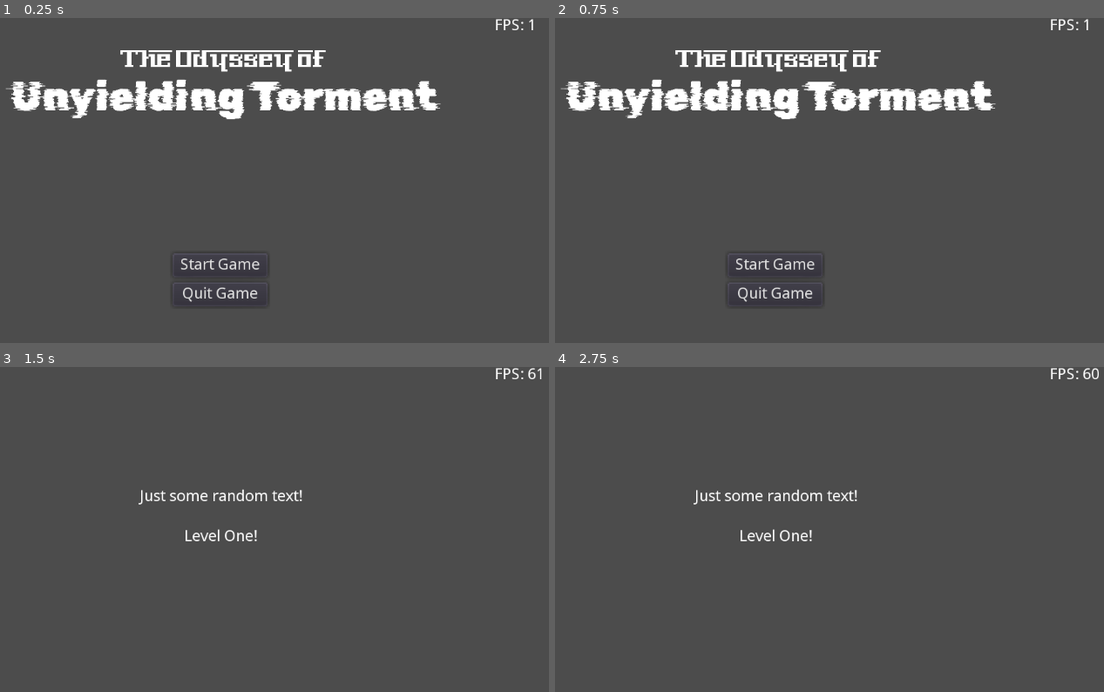
Above: before the commit, frames 1-4 (two rows, left to right).
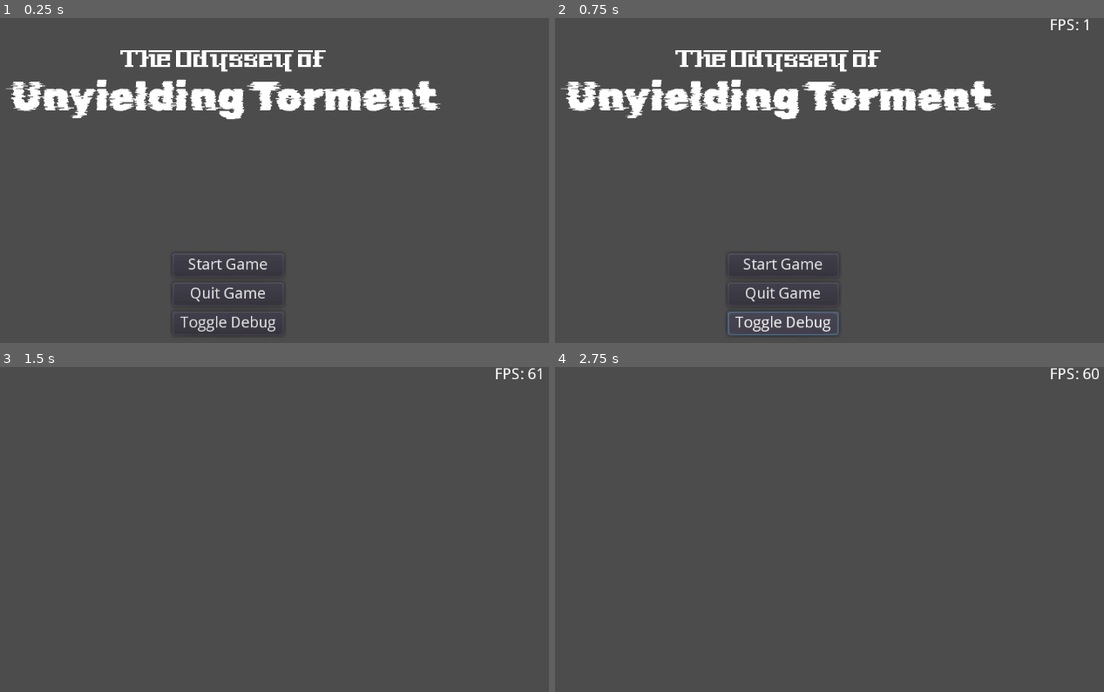
Above: after the commit, the same moments.

Repository: gsanders5/GameJam
Game: Godot game, scene res://scenes/Main_Menu.tscn
Two runs of this game, one before a commit and one after it. Both use one fixed random seed, a clock stepped at 60 frames per second and the inputs below. A sky picture missing from this copy of the repository is replaced by a grey-blue gradient.
Inputs (mouse positions are in pixels of both pictures, inside the frame that each line leads up to):
- Up to frame 1 (0.25 s): no input
- Up to frame 2 (0.75 s): click (785, 323) at 0.5 s, where only the run after the commit has a clickable "Toggle Debug"
- Up to frame 3 (1.5 s): click "Start Game" at 1.25 s
- Up to frame 4 (2.75 s): tap Enter at 2 s

The runs differ from the first frame. In frame 1, 1.0% of the frame differs, in the area x 32-98%, y 0-97%; in frame 2, 1.1%, in the area x 31-52%, y 73-98%; in frame 3, 0.6%; in frame 4, 0.6%.

Commit message:
Improve the debug HUD
Updates #8

Diff:
--- a/project.godot
+++ b/project.godot
@@ -14,6 +14,10 @@
 run/main_scene="res://scenes/Main_Menu.tscn"
 boot_splash/show_image=false
 config/icon="res://icon.png"
+
+[autoload]
+
+Global="*res://scripts/Global.gd"
 
 [display]
 
--- /dev/null
+++ b/scenes/Debug_HUD.tscn
@@ -0,0 +1,15 @@
+[gd_scene load_steps=2 format=2]
+
+[ext_resource path="res://scripts/Debug_HUD.gd" type="Script" id=1]
+
+[node name="Debug_HUD" type="CanvasLayer"]
+script = ExtResource( 1 )
+
+[node name="FPSLabel" type="Label" parent="."]
+anchor_left = 0.89
+anchor_right = 0.89
+margin_right = 121.0
+margin_bottom = 25.0
+__meta__ = {
+"_edit_use_anchors_": true
+}
--- a/scenes/GameLevels/Level_One.tscn
+++ b/scenes/GameLevels/Level_One.tscn
@@ -1,7 +1,7 @@
 [gd_scene load_steps=4 format=2]
 
 [ext_resource path="res://assets/images/sky_background.png" type="Texture" id=1]
-[ext_resource path="res://scripts/Debug_HUD.gd" type="Script" id=2]
+[ext_resource path="res://scenes/Debug_HUD.tscn" type="PackedScene" id=2]
 [ext_resource path="res://scenes/Global.tscn" type="PackedScene" id=3]
 
 [node name="Node2D" type="Node2D"]
@@ -20,26 +20,6 @@
 region_enabled = true
 region_rect = Rect2( 379.399, 1291.51, 2350.49, 1532.14 )
 
-[node name="Debug_HUD" type="CanvasLayer" parent="BackgroundItems"]
-script = ExtResource( 2 )
+[node name="Global" parent="." instance=ExtResource( 3 )]
 
-[node name="FPSLabel" type="Label" parent="BackgroundItems/Debug_HUD"]
-anchor_left = 0.89
-anchor_right = 0.89
-margin_right = 121.0
-margin_bottom = 25.0
-text = "FPS:"
-
-[node name="FPSLabel2" type="Label" parent="BackgroundItems/Debug_HUD"]
-anchor_left = 0.89
-anchor_right = 0.89
-margin_left = -550.2
-margin_top = 189.0
-margin_right = -298.2
-margin_bottom = 276.0
-text = "Just some random text!
-
-Level One!"
-align = 1
-
-[node name="Global" parent="." instance=ExtResource( 3 )]
+[node name="Debug_HUD" parent="." instance=ExtResource( 2 )]
--- a/scenes/Main_Menu.tscn
+++ b/scenes/Main_Menu.tscn
@@ -3,7 +3,7 @@
 [ext_resource path="res://assets/images/Logo.png" type="Texture" id=1]
 [ext_resource path="res://assets/images/sky_background.png" type="Texture" id=2]
 [ext_resource path="res://scripts/Main_Manu_Controls.gd" type="Script" id=3]
-[ext_resource path="res://scripts/Debug_HUD.gd" type="Script" id=4]
+[ext_resource path="res://scenes/Debug_HUD.tscn" type="PackedScene" id=4]
 [ext_resource path="res://scenes/Global.tscn" type="PackedScene" id=5]
 
 [node name="Root" type="CanvasLayer"]
@@ -33,15 +33,7 @@
 region_enabled = true
 region_rect = Rect2( 379.399, 1291.51, 2350.49, 1532.14 )
 
-[node name="Debug_HUD" type="CanvasLayer" parent="Control/BackgroundItems"]
-script = ExtResource( 4 )
-
-[node name="FPSLabel" type="Label" parent="Control/BackgroundItems/Debug_HUD"]
-anchor_left = 0.89
-anchor_right = 0.89
-margin_right = 121.0
-margin_bottom = 25.0
-text = "FPS:"
+[node name="Debug_HUD" parent="Control/BackgroundItems" instance=ExtResource( 4 )]
 
 [node name="Controls" type="VBoxContainer" parent="Control"]
 anchor_left = 0.5
@@ -55,19 +47,27 @@
 script = ExtResource( 3 )
 
 [node name="StartButton" type="Button" parent="Control/Controls"]
-margin_right = 147.0
+margin_right = 172.0
 margin_bottom = 37.0
 text = "Start Game"
 expand_icon = true
 
 [node name="QuitButton" type="Button" parent="Control/Controls"]
 margin_top = 45.0
-margin_right = 147.0
+margin_right = 172.0
 margin_bottom = 82.0
 text = "Quit Game"
+expand_icon = true
+
+[node name="DebugButton" type="Button" parent="Control/Controls"]
+margin_top = 90.0
+margin_right = 172.0
+margin_bottom = 127.0
+text = "Toggle Debug"
 expand_icon = true
 
 [node name="Global" parent="." instance=ExtResource( 5 )]
 
 [connection signal="pressed" from="Control/Controls/StartButton" to="Control/Controls" method="_on_StartButton_pressed"]
 [connection signal="pressed" from="Control/Controls/QuitButton" to="Control/Controls" method="_on_QuitButton_pressed"]
+[connection signal="pressed" from="Control/Controls/DebugButton" to="Control/Controls" method="_on_DebugButton_pressed"]
--- a/scripts/Debug_HUD.gd
+++ b/scripts/Debug_HUD.gd
@@ -2,9 +2,12 @@
 
 # Update the FPS display every frame
 func _process(_delta):
-	update_fps()
+	update_debug()
 
 # Update the FPSLabel text with the current FPS
-func update_fps():
-	var fps = str(int(Engine.get_frames_per_second()))
-	$FPSLabel.text = "FPS: " + fps
+func update_debug():
+	if Global.show_debug_hud:
+		var fps = str(int(Engine.get_frames_per_second()))
+		$FPSLabel.text = "FPS: " + fps
+	else:
+		$FPSLabel.text = ""
--- a/scripts/Global.gd
+++ b/scripts/Global.gd
@@ -1,4 +1,6 @@
 extends Node
+
+var show_debug_hud = false
 
 func _ready():
 	# Make this node persistent across scenes
--- a/scripts/Main_Manu_Controls.gd
+++ b/scripts/Main_Manu_Controls.gd
@@ -26,3 +26,7 @@
 func _on_QuitButton_pressed():
 	# Quit the game
 	get_tree().quit()
+
+
+func _on_DebugButton_pressed():
+	Global.show_debug_hud = !Global.show_debug_hud
